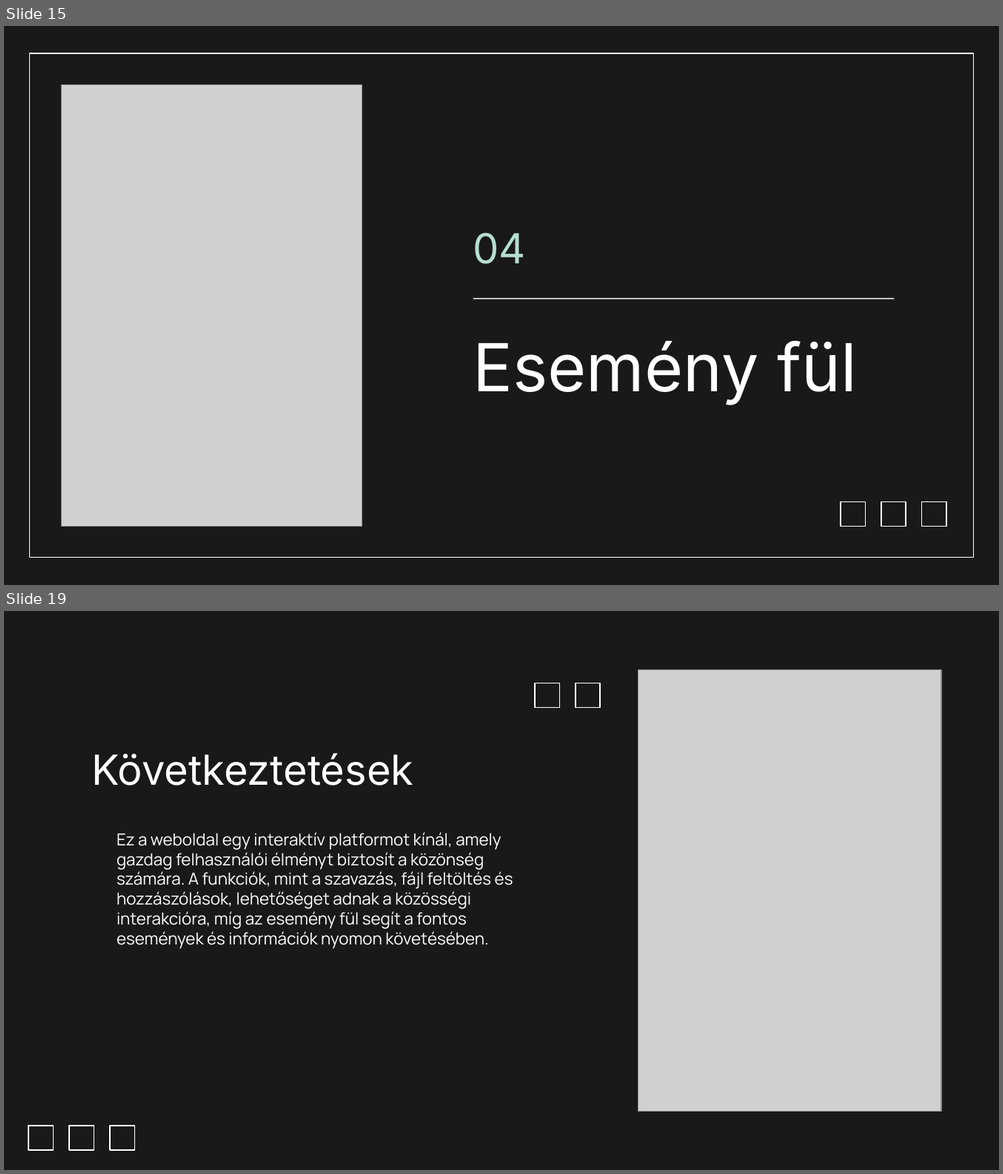
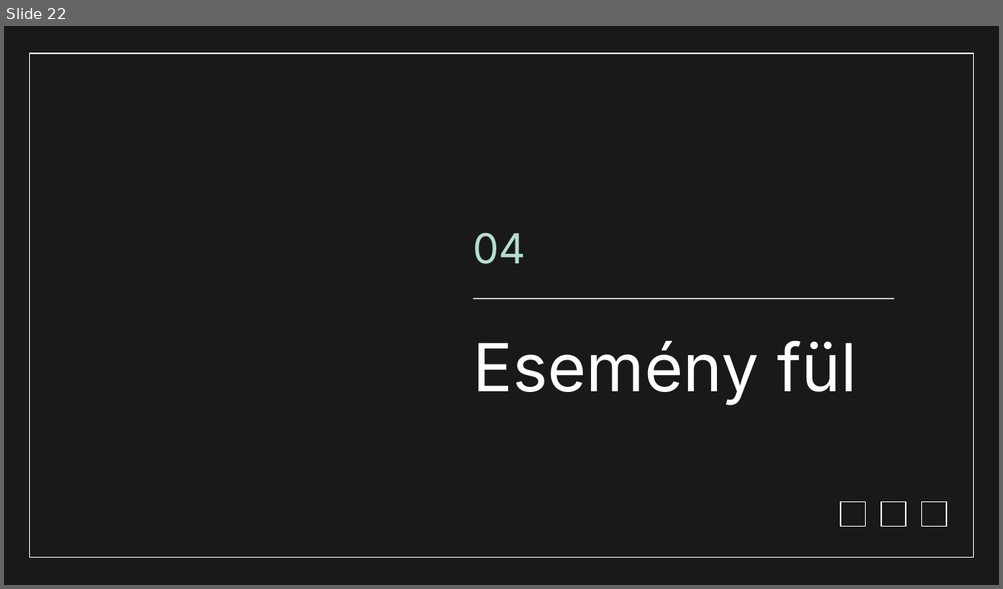
Before and after one commit to Dominik488/ViszgaRemek, a slide deck: documentation.pptx. Shown one above the other, each under a label of ours: slides 15 and 19 before the commit, slide 22 after it; the slides between them are not shown. The pictures are 1003x1174 and 1003x589 pixels, drawn with LibreOffice and Linux fonts; fonts in the diff are those of the drawing; grey boxes stand for pictures; background and template pictures are left out. Boxes give left, top, right and bottom in pixels: in the first picture for what was removed or moved away, otherwise in the second. Text is boxed around its words. In the diff, an @@ line names an element or a change of style, - is before the commit and + after.

```diff
--- a/documentation.pptx
+++ b/documentation.pptx
@@ slide 19 removed at (4,611,999,1170), background #191919 @@
@@ picture removed at (637,669,941,1111) @@
@@ rectangle removed at (535,684,560,709) @@
@@ rectangle removed at (575,684,600,709) @@
@@ title removed at (91,753,413,786) @@
-Következtetések
@@ subtitle removed at (116,832,513,949) @@
-Ez a weboldal egy interaktív platformot kínál, amely gazdag felhasználói élményt biztosít a közönség számára. A funkciók, mint a szavazás, fájl feltöltés és hozzászólások, lehetőséget adnak a közösségi interakcióra, míg az esemény fül segít a fontos események és információk nyomon követésében.
@@ rectangle removed at (29,1126,54,1151) @@
@@ rectangle removed at (70,1126,94,1151) @@
@@ rectangle removed at (109,1126,134,1151) @@
@@ what was slide 15 is now slide 22 @@
@@ slide 22 changed as well @@
@@ picture removed at (62,84,362,526) @@
```
Also in this commit, not shown: 3 other slides changed, 19 slides added, 14 other slides removed.
